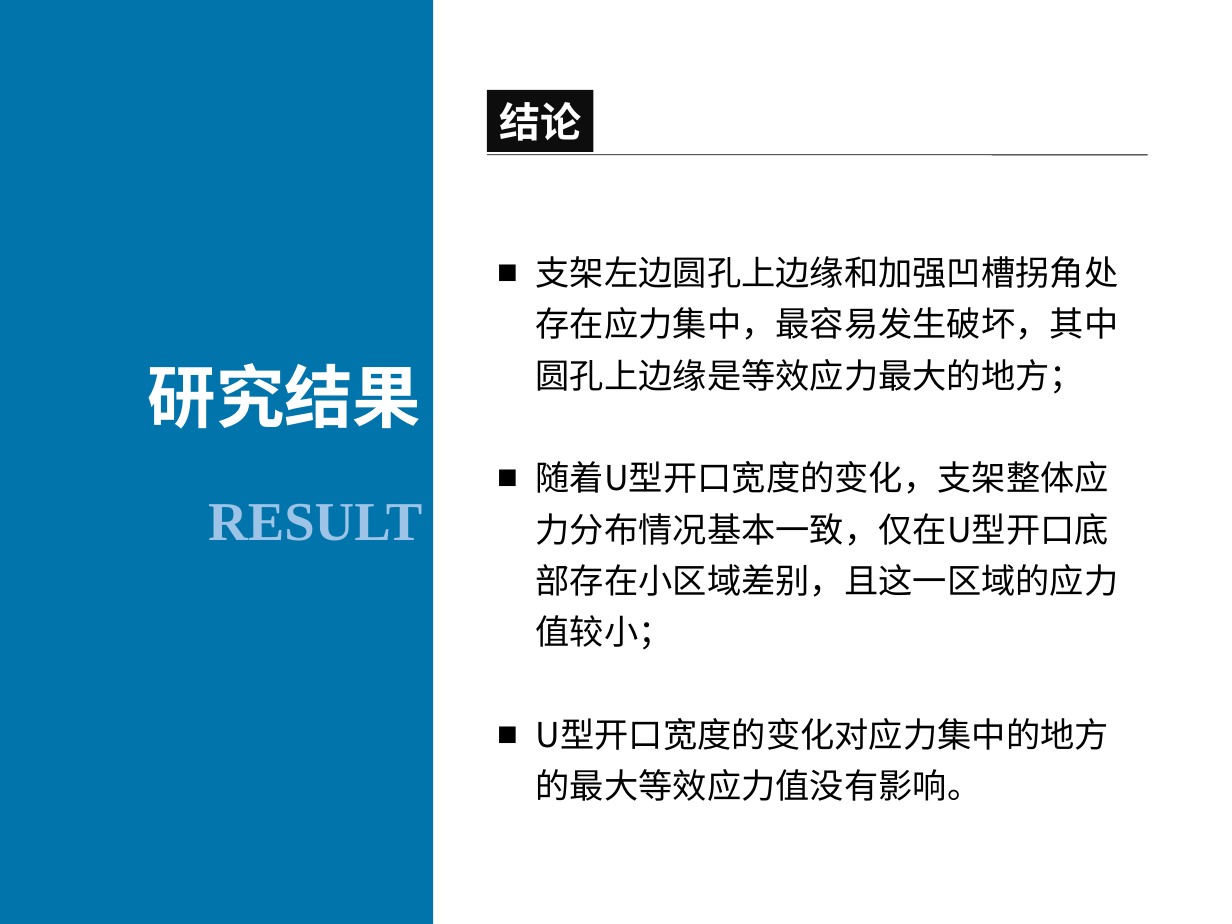
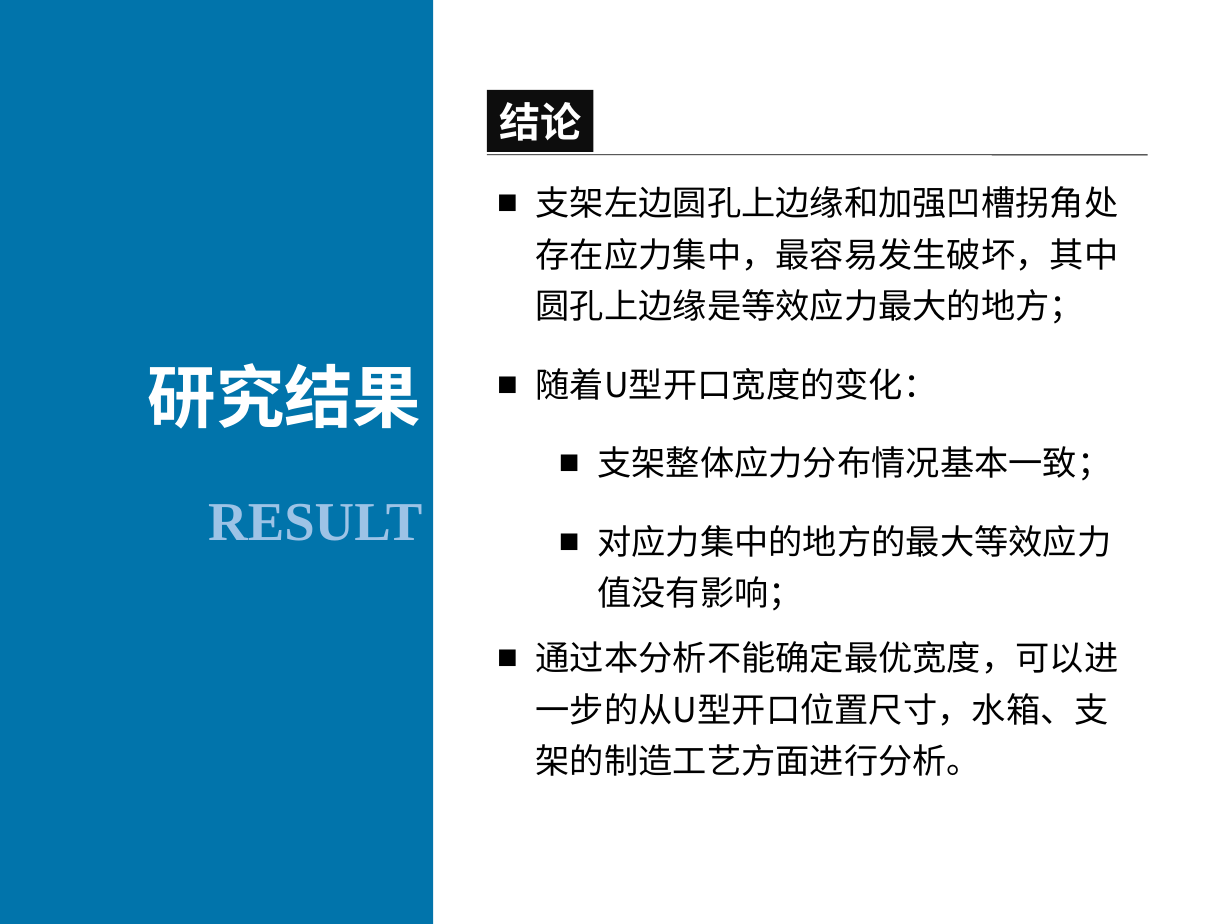
Before and after one commit to Fitor/Thesis, a slide deck: slide 23 of report/Report By Ci.ppt (slide 31 before the commit). Drawn at 1232x924 pixels with LibreOffice and Linux fonts; fonts in the diff are those of the drawing; background and template pictures are left out. Boxes give left, top, right and bottom in pixels: in the first picture for what was removed or moved away, otherwise in the second. Text is boxed around its words. In the diff, an @@ line names an element or a change of style, - is before the commit and + after.

```diff
--- a/report/Report By Ci.ppt
+++ b/report/Report By Ci.ppt
@@ text "支架左边圆孔上边缘和加强凹槽拐角处存在应力集中，最容易发生破坏，其中圆孔上边缘是等效应力最大的地方；": place and size @@
-text "支架左边圆孔上边缘和加强凹槽拐角处存在应力集中，最容易发生破坏，其中圆孔上边缘是等效应力最大的地方；" at <box>536,256,1119,801</box>
+text "支架左边圆孔上边缘和加强凹槽拐角处存在应力集中，最容易发生破坏，其中圆孔上边缘是等效应力最大的地方；" at <box>536,186,1119,776</box>
@@ text at <box>536,186,1119,323</box>: more space between paragraphs @@
@@ text at <box>536,368,1119,776</box>: text changed @@
-■ 随着U型开口宽度的变化，支架整体应力分布情况基本一致，仅在U型开口底部存在小区域差别，且这一区域的应力值较小；
-■ U型开口宽度的变化对应力集中的地方的最大等效应力值没有影响。
+■ 随着U型开口宽度的变化：
+  ■ 支架整体应力分布情况基本一致；
+  ■ 对应力集中的地方的最大等效应力值没有影响；
+■ 通过本分析不能确定最优宽度，可以进一步的从U型开口位置尺寸，水箱、支架的制造工艺方面进行分析。
```
Also in this commit, not shown: 17 other slides changed, 9 slides removed, 2 other files.
